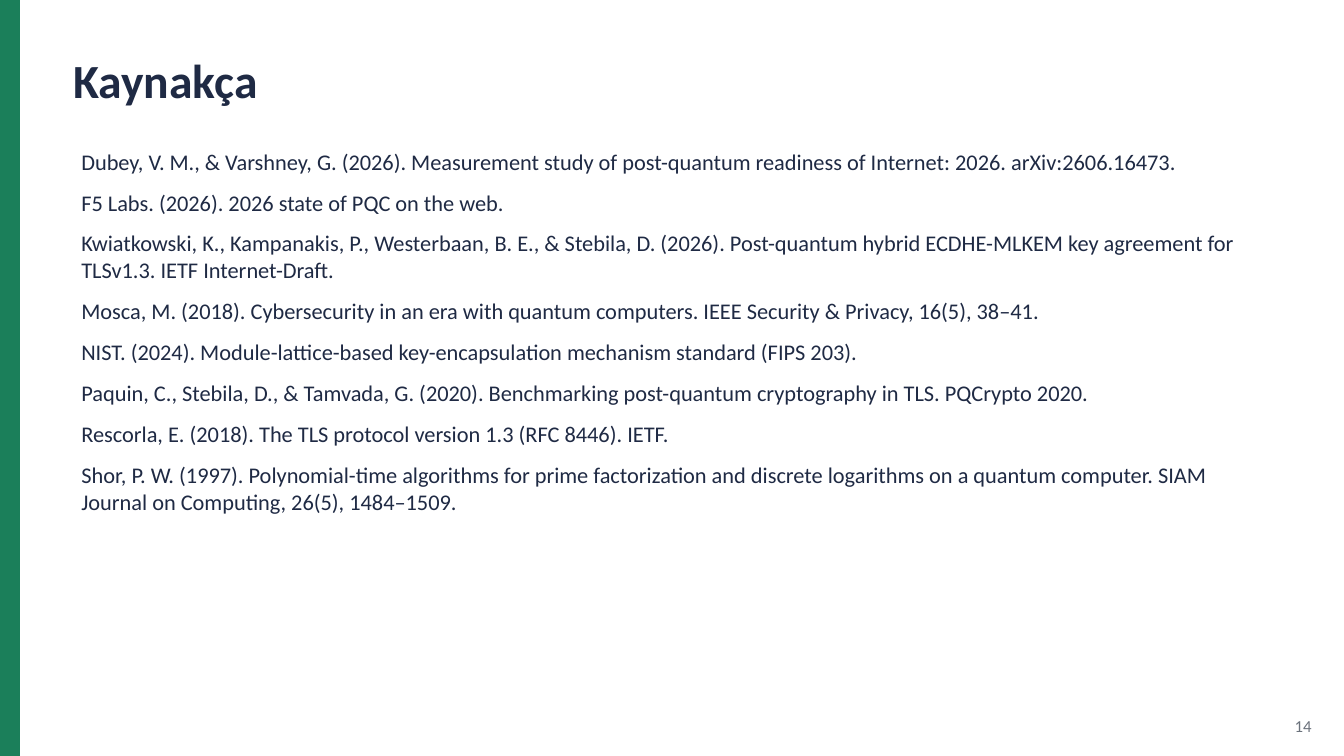
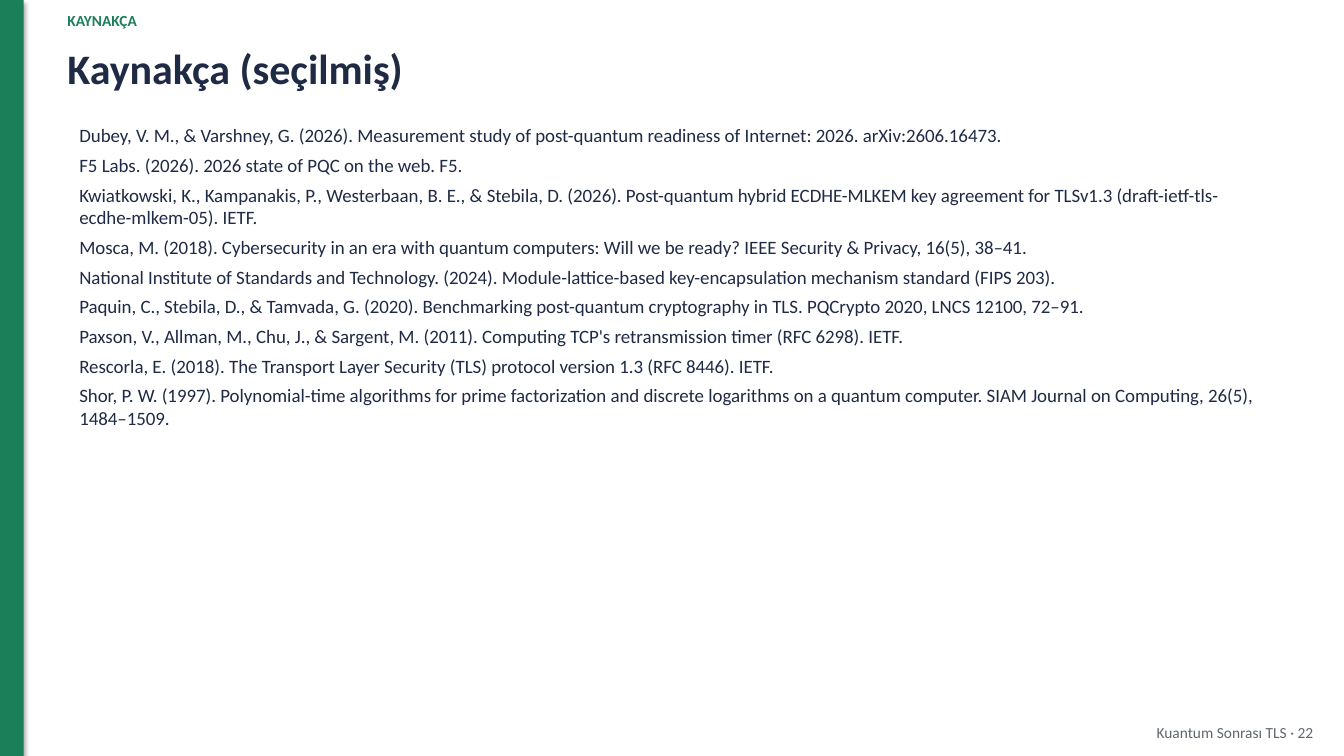
Before and after one commit to yeozyurt/yeozyurt, a slide deck: slide 22 of veri_iletisimi_proje/Rumeysa_Betul_Ozyurt_Veri_Iletisimi_Proje_Sunumu.pptx (slide 14 before the commit). Drawn at 1344x756 pixels with LibreOffice and Linux fonts; fonts in the diff are those of the drawing. Boxes give left, top, right and bottom in pixels: in the first picture for what was removed or moved away, otherwise in the second. Text is boxed around its words. In the diff, an @@ line names an element or a change of style, - is before the commit and + after.

```diff
--- a/veri_iletisimi_proje/Rumeysa_Betul_Ozyurt_Veri_Iletisimi_Proje_Sunumu.pptx
+++ b/veri_iletisimi_proje/Rumeysa_Betul_Ozyurt_Veri_Iletisimi_Proje_Sunumu.pptx
@@ rectangle: place and size @@
-rectangle at (0,0,20,756)
+rectangle at (0,0,24,756)
@@ rectangle at (0,0,24,756): shadow on @@
@@ text added at (67,16,136,29), 11 pt, text #1B7F5A, bold @@
+KAYNAKÇA
@@ text at (67,53,403,91): text changed; size 34 to 30 pt @@
-Kaynakça
+Kaynakça (seçilmiş)
@@ text "Dubey, V. M., & Varshney, ...": place and size @@
-text "Dubey, V. M., & Varshney, ..." at (81,154,1234,514)
+text "Dubey, V. M., & Varshney, ..." at (79,128,1253,425)
@@ text at (79,128,1253,425): size 16 to 13.5 pt in "Dubey, V. M., & Varshney, G. (2026). ...", "Shor, P. W. (1997). Polynomial-time algorithms for ..."; less space between paragraphs @@
@@ text at (79,158,1219,376): text changed; size 16 to 13.5 pt @@
-F5 Labs. (2026). 2026 state of PQC on the web.
-Kwiatkowski, K., Kampanakis, P., Westerbaan, B. E., & Stebila, D. (2026). Post-quantum hybrid ECDHE-MLKEM key agreement for TLSv1.3. IETF Internet-Draft.
-Mosca, M. (2018). Cybersecurity in an era with quantum computers. IEEE Security & Privacy, 16(5), 38–41.
-NIST. (2024). Module-lattice-based key-encapsulation mechanism standard (FIPS 203).
-Paquin, C., Stebila, D., & Tamvada, G. (2020). Benchmarking post-quantum cryptography in TLS. PQCrypto 2020.
-Rescorla, E. (2018). The TLS protocol version 1.3 (RFC 8446). IETF.
+F5 Labs. (2026). 2026 state of PQC on the web. F5.
+Kwiatkowski, K., Kampanakis, P., Westerbaan, B. E., & Stebila, D. (2026). Post-quantum hybrid ECDHE-MLKEM key agreement for TLSv1.3 (draft-ietf-tls-ecdhe-mlkem-05). IETF.
+Mosca, M. (2018). Cybersecurity in an era with quantum computers: Will we be ready? IEEE Security & Privacy, 16(5), 38–41.
+National Institute of Standards and Technology. (2024). Module-lattice-based key-encapsulation mechanism standard (FIPS 203).
+Paquin, C., Stebila, D., & Tamvada, G. (2020). Benchmarking post-quantum cryptography in TLS. PQCrypto 2020, LNCS 12100, 72–91.
+Paxson, V., Allman, M., Chu, J., & Sargent, M. (2011). Computing TCP's retransmission timer (RFC 6298). IETF.
+Rescorla, E. (2018). The Transport Layer Security (TLS) protocol version 1.3 (RFC 8446). IETF.
@@ text added at (1157,728,1314,738), 11 pt, text #5F6670 @@
+Kuantum Sonrası TLS · 22
@@ text removed at (1295,721,1312,732) @@
-14
```
Also in this commit, not shown: 1 other slide changed, 20 slides added, 12 slides removed, 1 other file.
